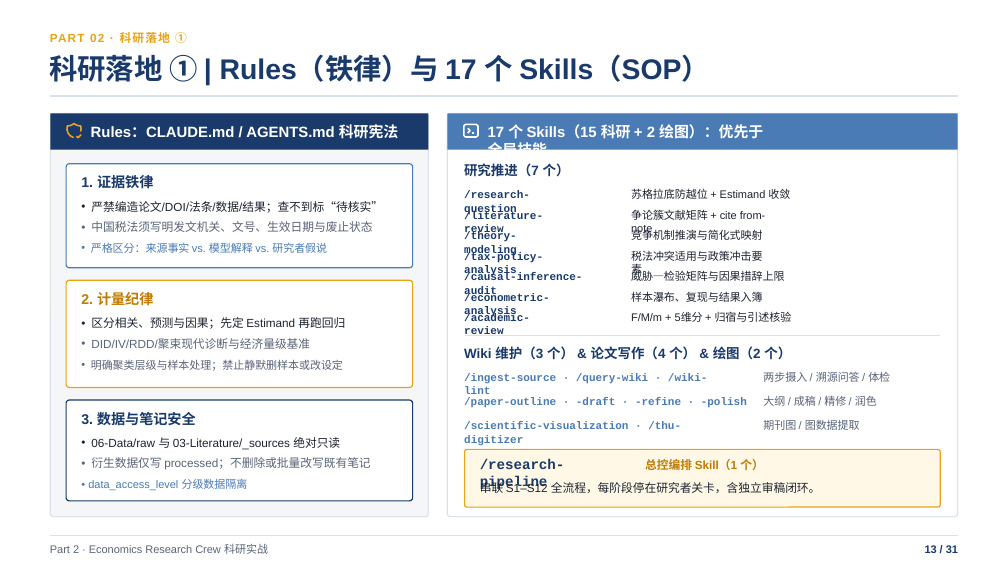
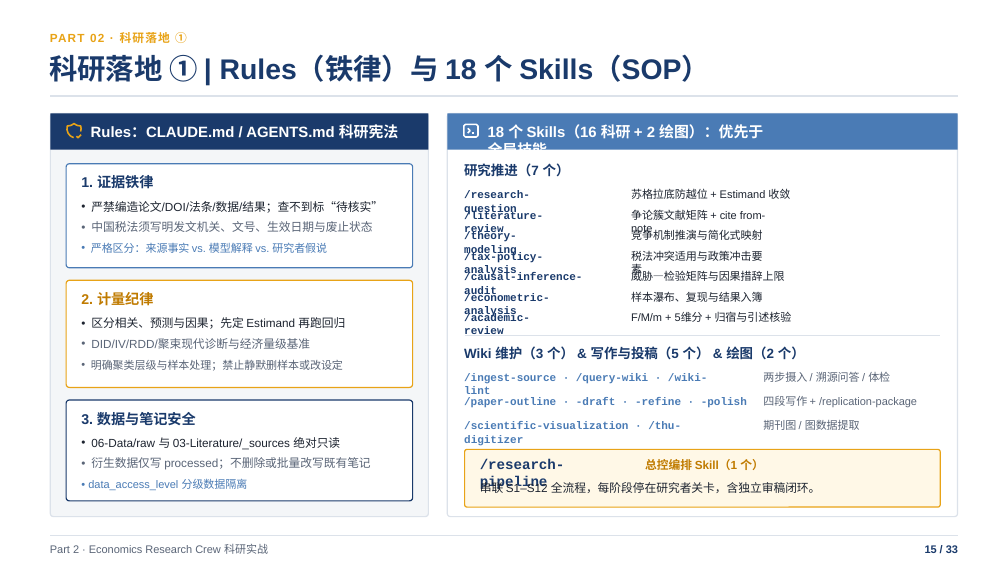
Before and after one commit to shjzzzz/Economics-Research-Crew, a slide deck: slide 15 of Claude_Code_基础与_Economics_Research_Crew_实战.pptx (slide 13 before the commit). Drawn at 1008x567 pixels with LibreOffice and Linux fonts; fonts in the diff are those of the drawing. Boxes give left, top, right and bottom in pixels: in the first picture for what was removed or moved away, otherwise in the second. Text is boxed around its words. In the diff, an @@ line names an element or a change of style, - is before the commit and + after.

```diff
--- a/Claude_Code_基础与_Economics_Research_Crew_实战.pptx
+++ b/Claude_Code_基础与_Economics_Research_Crew_实战.pptx
@@ text at box(49, 55, 710, 82): text changed @@
-科研落地 ① | Rules（铁律）与 17 个 Skills（SOP）
+科研落地 ① | Rules（铁律）与 18 个 Skills（SOP）
@@ text at box(488, 124, 763, 150): text changed @@
-17 个 Skills（15 科研 + 2 绘图）：优先于全局技能
+18 个 Skills（16 科研 + 2 绘图）：优先于全局技能
@@ text at box(464, 346, 805, 360): text changed @@
-Wiki 维护（3 个） & 论文写作（4 个） & 绘图（2 个）
+Wiki 维护（3 个） & 写作与投稿（5 个） & 绘图（2 个）
@@ text at box(763, 396, 917, 407): text changed @@
-大纲 / 成稿 / 精修 / 润色
+四段写作 + /replication-package
@@ text at box(925, 544, 958, 555): text changed @@
-13 / 31
+15 / 33
```
Also in this commit, not shown: 30 other slides changed, 2 slides added, 4 other files.
